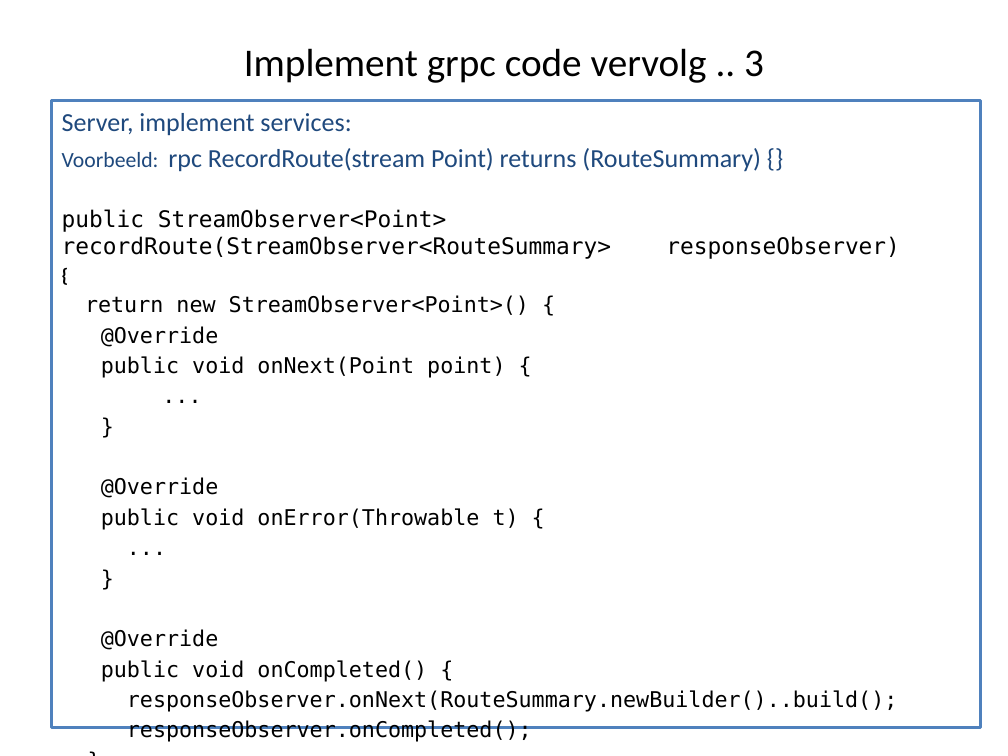
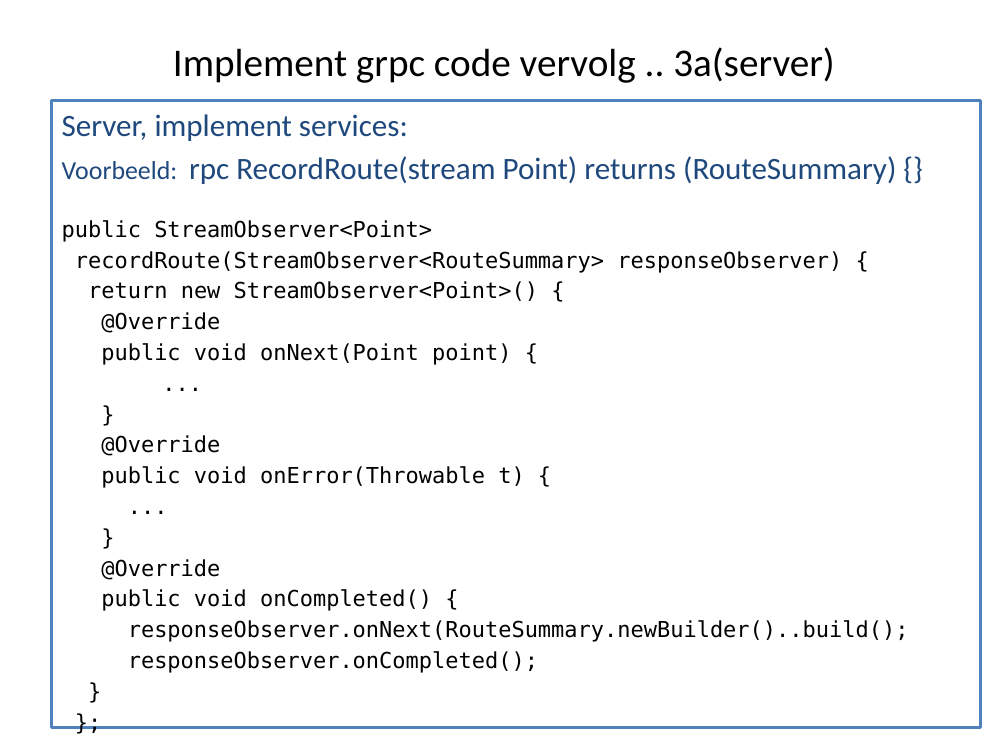
Before and after one commit to Michael-YuSha/workshop-grpc, a slide deck: slide 10 of doc/doc-source/Workshop-grpc.pptx. Drawn at 1008x756 pixels with LibreOffice and Linux fonts; fonts in the diff are those of the drawing. Boxes give left, top, right and bottom in pixels: in the first picture for what was removed or moved away, otherwise in the second. Text is boxed around its words. In the diff, an @@ line names an element or a change of style, - is before the commit and + after.

```diff
--- a/doc/doc-source/Workshop-grpc.pptx
+++ b/doc/doc-source/Workshop-grpc.pptx
@@ title at (x1=173, y1=47, x2=834, y2=83): text changed @@
-Implement grpc code vervolg .. 3
+Implement grpc code vervolg .. 3a(server)
@@ text at (x1=62, y1=114, x2=909, y2=673): size 18.6 to 22.2 pt in "Server, implement services:", "rpc RecordRoute(stream Point) returns (RouteSummary) {}"; size 15.5 to 18.5 pt in "Voorbeeld:"; size 15.5 to 15.7 pt in "return new StreamObserver<Point>() {", "@Override", "public void onNext(Point point) {", "..." and 11 more places @@
@@ text at (x1=62, y1=220, x2=842, y2=273): text changed; size 16.3 to 15.7 pt @@
-public StreamObserver<Point> recordRoute(StreamObserver<RouteSummary> responseObserver)
-{
+public StreamObserver<Point>
+recordRoute(StreamObserver<RouteSummary> responseObserver) {
```
Also in this commit, not shown: 2 other slides changed, 1 slide added, 2 other files.
